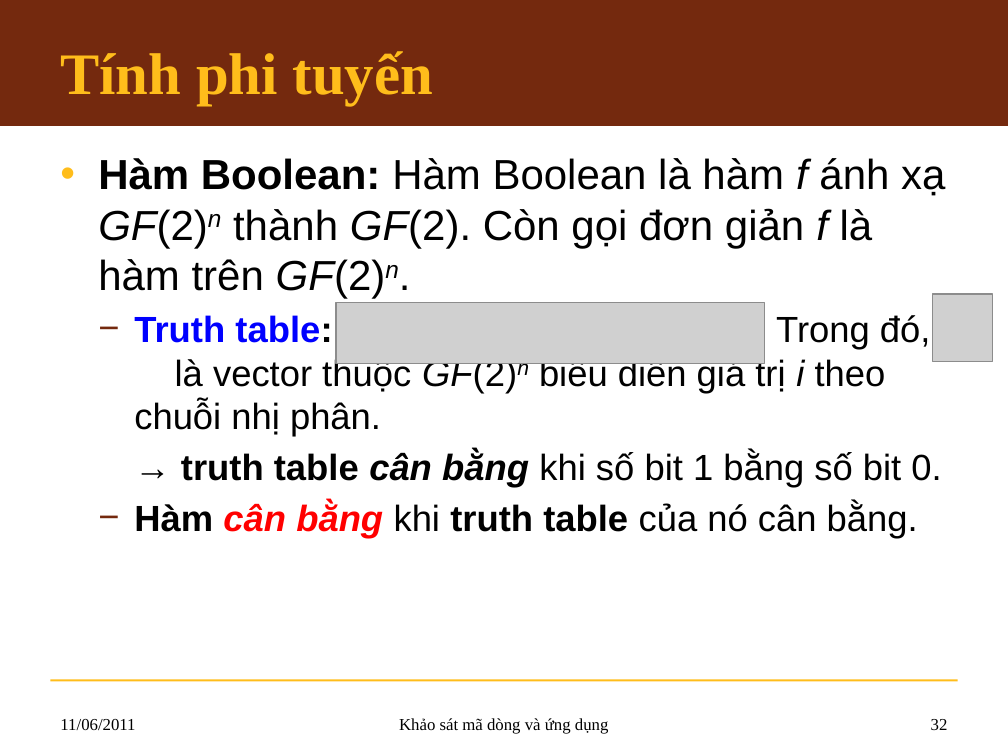
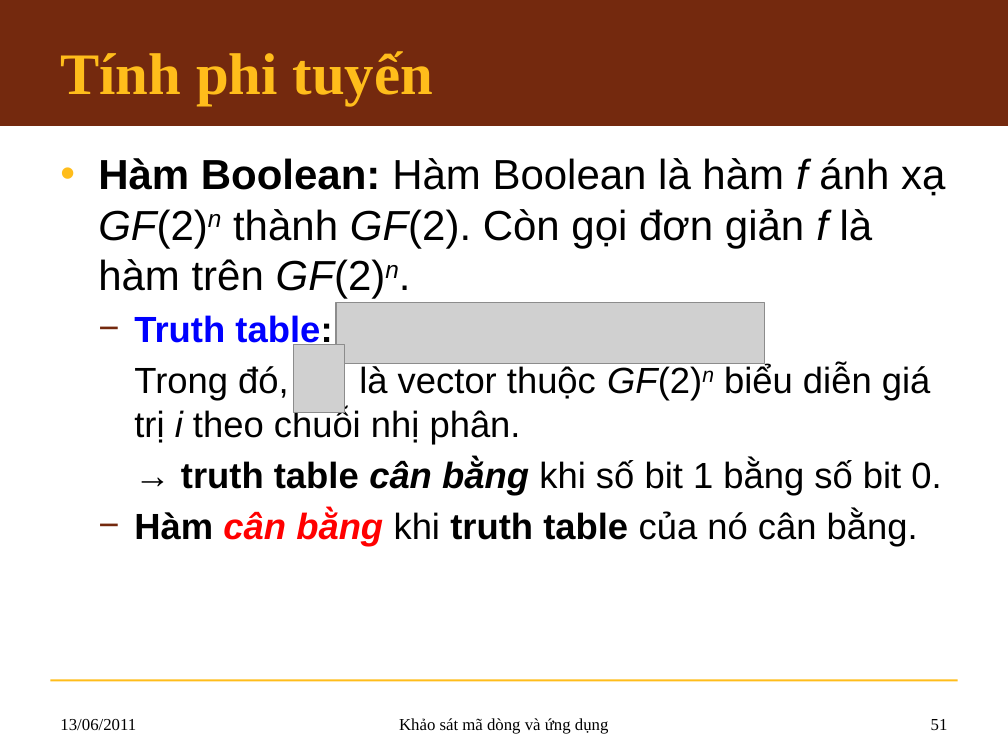
Before and after one commit to hemprasad/lvmm-sc, a slide deck: slide 51 of 7.Slide/KLTN_Slide.pptx (slide 32 before the commit). Drawn at 1008x756 pixels with LibreOffice and Linux fonts; fonts in the diff are those of the drawing; grey boxes stand for pictures; background and template pictures are left out. Boxes give left, top, right and bottom in pixels: in the first picture for what was removed or moved away, otherwise in the second. Text is boxed around its words. In the diff, an @@ line names an element or a change of style, - is before the commit and + after.

```diff
--- a/7.Slide/KLTN_Slide.pptx
+++ b/7.Slide/KLTN_Slide.pptx
@@ picture removed at box(932, 294, 992, 362) @@
@@ text at box(134, 315, 931, 444): text changed @@
-  − Truth table: . Trong đó, là vector thuộc GF(2)n biểu diễn giá trị i theo chuỗi nhị phân.
+  − Truth table: .
+  Trong đó, là vector thuộc GF(2)n biểu diễn giá trị i theo chuỗi nhị phân.
@@ picture added at box(294, 345, 345, 413) @@
@@ text at box(60, 719, 136, 730): text changed @@
-11/06/2011
+13/06/2011
@@ page number at box(931, 719, 948, 730): text changed @@
-32
+51
```
Also in this commit, not shown: 42 other slides changed, 29 slides added.
